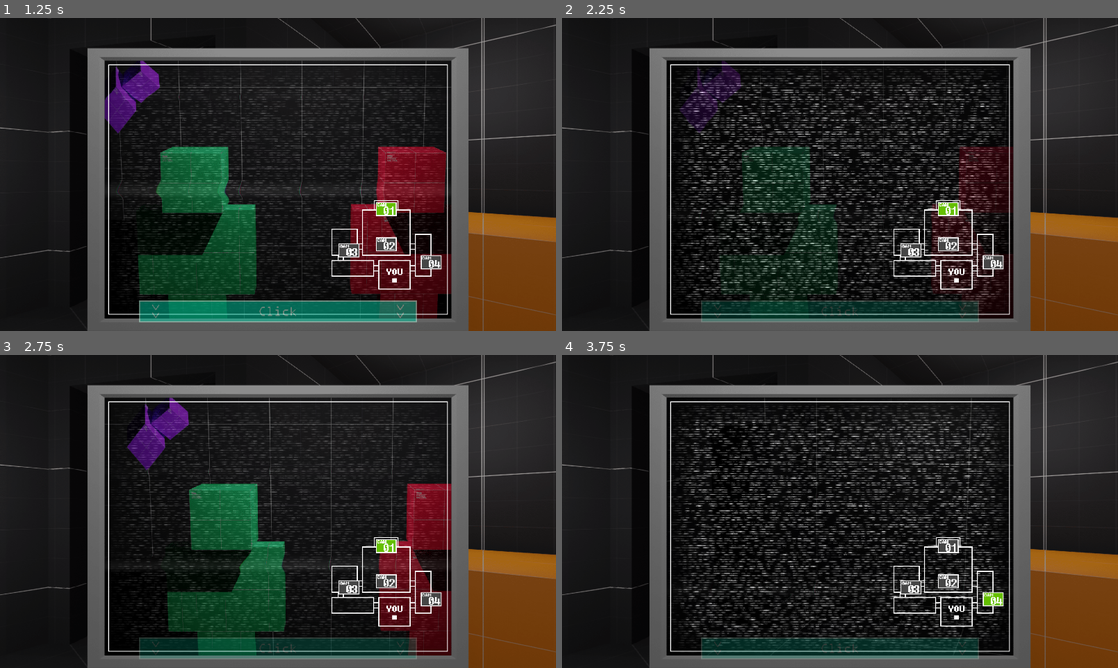
Above: before the commit, frames 1-4 (two rows, left to right).
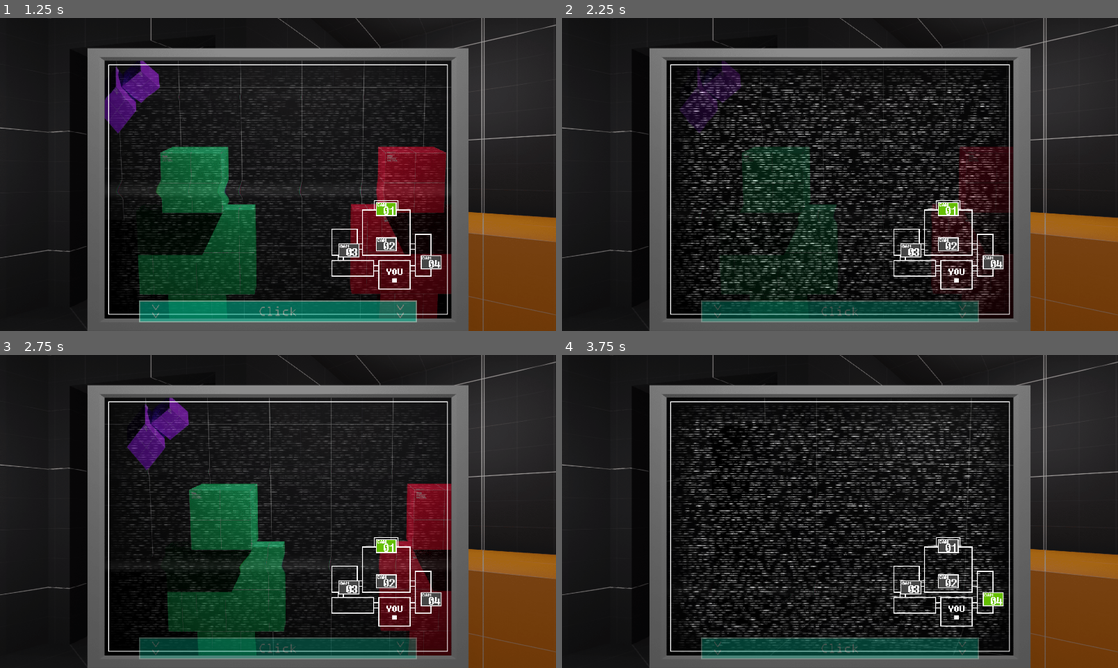
Above: after the commit, the same moments.

Repository: Oplexitie/Cupcakes-Framework
Game: Godot game, scene res://Scenes/Nights/nights.tscn
Two runs of this game, one before a commit and one after it. Both use one fixed random seed, a clock stepped at 60 frames per second and the inputs below.
Inputs (mouse positions are in pixels of both pictures, inside the frame that each line leads up to):
- Up to frame 1 (1.25 s): click (278, 315) at 0.5 s
- Up to frame 2 (2.25 s): click (945, 243) at 1.25 s; click (945, 208) at 2 s
- Up to frame 3 (2.75 s): no input
- Up to frame 4 (3.75 s): click (912, 586) at 2.75 s; click (995, 599) at 3.5 s

Frame 1 is identical in both runs. In frame 2, less than 0.1% of the frame differs, in the area x 25-75%, y 90-96%; in frame 3, less than 0.1%; in frame 4, less than 0.1%.

Commit message:
Cleanup + Remove wet code

Diff:
--- a/Scenes/Nights/nights.tscn
+++ b/Scenes/Nights/nights.tscn
@@ -509,8 +509,8 @@
 [connection signal="input_event" from="OfficeElements/Office/ButtonExample2/Area2D" to="OfficeElements" method="_on_Area2D_input_event"]
 [connection signal="input_event" from="OfficeElements/Office/ButtonExample3/Area2D" to="OfficeElements" method="_on_Area2D_input_event"]
 [connection signal="animation_finished" from="TabletElements/TabletSprite" to="TabletElements" method="_tablet_animation_finished"]
-[connection signal="mouse_entered" from="TabletElements/TabletButton/Button" to="TabletElements" method="on_mouse_enter"]
-[connection signal="mouse_exited" from="TabletElements/TabletButton/Button" to="TabletElements" method="on_mouse_exit"]
+[connection signal="mouse_entered" from="TabletElements/TabletButton/Button" to="TabletElements" method="on_mouse_event" binds= [ 0.5 ]]
+[connection signal="mouse_exited" from="TabletElements/TabletButton/Button" to="TabletElements" method="on_mouse_event" binds= [ 0.3 ]]
 [connection signal="pressed" from="TabletElements/TabletButton/Button" to="TabletElements" method="_on_click"]
 [connection signal="pressed" from="CameraElements/CamButtons/room1" to="CameraElements" method="_on_click_cam" binds= [ 0 ]]
 [connection signal="pressed" from="CameraElements/CamButtons/room2" to="CameraElements" method="_on_click_cam" binds= [ 1 ]]
--- a/Scripts/Nights/Office/off_scrolling.gd
+++ b/Scripts/Nights/Office/off_scrolling.gd
@@ -16,7 +16,7 @@
 
 func _ready():
 	var view_size_x: float = get_viewport().size.x
-	# Made to fix a 1 pixel issue at the right of the screen when view_size_x isn't a whole number
+	# Fixes a 1 pixel issue at the right of the screen when view_size_x isn't a whole number
 	var border_correcter_x: float = 1 / (OS.get_window_size().x / view_size_x)
 
 	# Calculates the size of the scroll area on both sides of the screen
@@ -27,7 +27,11 @@
 	for i in item_offsets:
 		i[0] = get_node(i[0])
 
-func _physics_process(delta):
+func _physics_process(delta: float):
+	_handle_move(delta)
+	_apply_offset(scroll_amount, delta)
+
+func _handle_move(delta: float):
 	var mouse_position: Vector2 = get_global_mouse_position()
 
 	if can_move:
@@ -37,13 +41,11 @@
 		elif mouse_position.x > scroll_area_right:
 			scroll_amount += (scroll_area_right - mouse_position.x) * SCROLL_SPEED
 
+	# Clamps the position so the office doesn't leave the frame
 	scroll_amount = clamp(scroll_amount, -SCROLL_CLAMP, SCROLL_CLAMP)
+	position.x = lerp(position.x, scroll_amount, SCROLL_SMOOTHING * delta)
 
-	# Clamps the position so the office doesn't leave the frame
-	position.x = lerp(position.x, scroll_amount, SCROLL_SMOOTHING * delta)
-	apply_offset(scroll_amount, delta)
-
-func apply_offset(scroll_modifier: float, delta: float):
+func _apply_offset(scroll_modifier: float, delta: float):
 	# Modifies the buttons collision postion, makes it so the button is pressable with the shader
 	for i in item_offsets:
 		i[0].position.x = clamp((position.x - i[1] + i[0].position.x/2) + scroll_modifier * delta, i[2], i[3])
--- a/Scripts/Nights/tablet_manager.gd
+++ b/Scripts/Nights/tablet_manager.gd
@@ -35,10 +35,6 @@
 		office.can_move = true
 		tablet_button.disabled = false
 
-func on_mouse_enter():
-	tweener.interpolate_property(tablet_button, "modulate:a", tablet_button.modulate.a, 0.5, 0.3,Tween.TRANS_LINEAR, Tween.EASE_IN_OUT)
+func on_mouse_event(alpha: float):
+	tweener.interpolate_property(tablet_button, "modulate:a", tablet_button.modulate.a, alpha, 0.3,Tween.TRANS_LINEAR, Tween.EASE_IN_OUT)
 	tweener.start()
-
-func on_mouse_exit():
-	tweener.interpolate_property(tablet_button, "modulate:a", tablet_button.modulate.a, 0.2, 0.3,Tween.TRANS_LINEAR, Tween.EASE_IN_OUT)
-	tweener.start()
